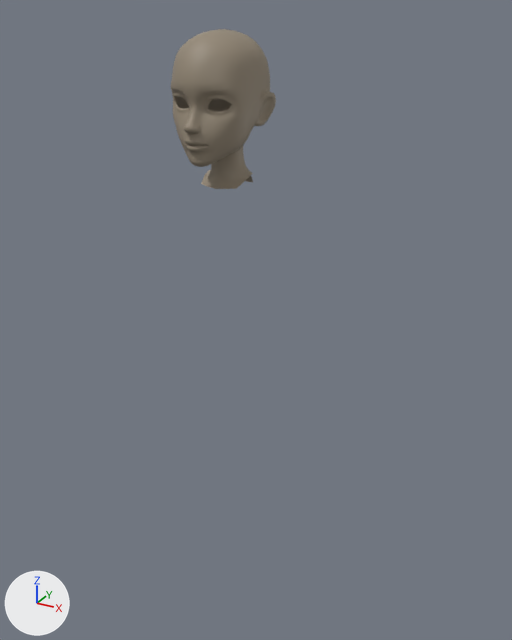
The Blender file data/gen13_genie_chaos.blend: old version first, new version second.
Camera for both pictures: a 50 mm lens placed at (0.882, -1.405, 1.542), pointed at (0.076, 0.062, 0.808). Arrows for +X, +Y and +Z are at lower left; the lights stay in place. The older version comes first.

Before the edit, the objects in view are built like this:
```python
me_mesh_007 = bpy.data.meshes.new('Mesh.007')
me_mesh_007.from_pydata(...)  # 1832 vertices, 1812 faces; spans x -11.5..11.5, y 115.0..150.0, z -15.4..10.9
me_mesh_007.materials.append(mat_head_mat)  # its picture is missing
ob_headonly_geo = bpy.data.objects.new('headOnly_geo', me_mesh_007)
ob_headonly_geo.location = (0.0, 0.0, 0.0)
ob_headonly_geo.rotation_euler = (1.571, 0.0, 0.0)  # degrees (90, 0, 0)
ob_headonly_geo.scale = (0.01, 0.01, 0.01)
```
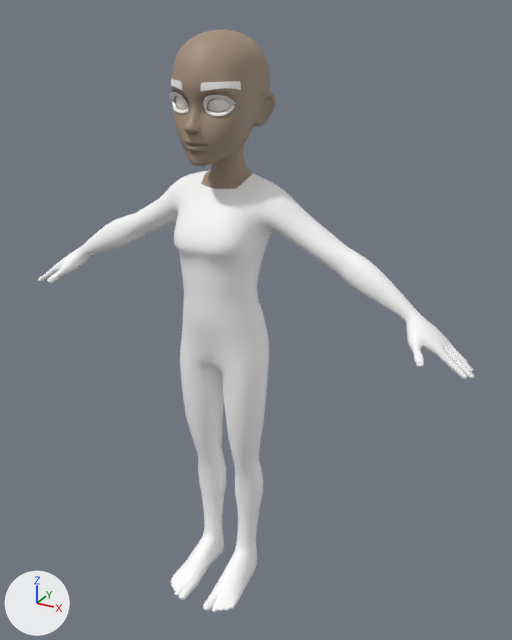
Boxes [x1, y1, x2, y2] around the edits, measured in the pictures (512 x 640 px):
'bodyOnly_geo', added
    after: [38, 170, 475, 612]
'eyelashes_geo', added
    after: [170, 92, 236, 116]
'eyebrows_geo', added
    after: [171, 78, 241, 91]
'eye_L_geo', added (mostly hidden)
    after: [208, 99, 232, 112]
'eye_R_geo', added (mostly hidden)
    after: [176, 96, 188, 109]

What the commit changed:
Material 'eyelash_mat' (mat_eyelash_mat) is new.
Its base color is (1.0, 1.0, 1.0) (white #ffffff).
Its metallic is 0.5.
Its roughness is 0.749.
Material 'eyes_mat' (mat_eyes_mat) is new.
Its base color is (1.0, 1.0, 1.0) (white #ffffff).
Its roughness is 0.553.
Material 'body_mat' (mat_body_mat) is new.
Its base color is (1.0, 1.0, 1.0) (white #ffffff).
Its roughness is 0.553.
Material 'eyebrow_mat' (mat_eyebrow_mat) is new.
Its base color is (1.0, 1.0, 1.0) (white #ffffff).
Its metallic is 0.5.
Its roughness is 0.749.
Mesh me_mesh_003 is new.
It has 180 vertices, 126 faces and spans x -8.6..8.6, y 133.0..137.5, z 4.3..7.9.
It uses material mat_eyelash_mat (its picture is missing).
Mesh me_mesh is new.
It has 242 vertices, 256 faces and spans x -0.8..7.87, y 131.06..139.74, z -2.42..6.25.
It uses material mat_eyes_mat (its picture is missing).
Mesh me_mesh_001 is new.
It has 242 vertices, 256 faces and spans x -7.87..0.8, y 131.06..139.74, z -2.42..6.25.
It uses material mat_eyes_mat (its picture is missing).
Mesh me_mesh_008 is new.
It has 3123 vertices, 3188 faces and spans x -63.8..63.8, y 0.0..118.0, z -12.0..17.2.
It uses material mat_body_mat (its picture is missing).
Mesh me_mesh_002 is new.
It has 162 vertices, 136 faces and spans x -8.9..8.9, y 138.1..140.1, z 2.8..8.6.
It uses material mat_eyebrow_mat (its picture is missing).
Object 'eyelashes_geo' (ob_eyelashes_geo) is new; it shows me_mesh_003.
Its location is (0.0, 0.0, 0.0).
Its rotation in degrees is (90, 0, 0).
Its scale is (0.01, 0.01, 0.01).
Object 'eye_L_geo' (ob_eye_l_geo) is new; it shows me_mesh.
Its location is (0.0, 0.0, 0.0).
Its rotation in degrees is (90, 0, 0).
Its scale is (0.01, 0.01, 0.01).
Object 'eye_R_geo' (ob_eye_r_geo) is new; it shows me_mesh_001.
Its location is (0.0, 0.0, 0.0).
Its rotation in degrees is (90, 0, 0).
Its scale is (0.01, 0.01, 0.01).
Object 'bodyOnly_geo' (ob_bodyonly_geo) is new; it shows me_mesh_008.
Its location is (0.0, 0.0, 0.0).
Its rotation in degrees is (90, 0, 0).
Its scale is (0.01, 0.01, 0.01).
Object 'eyebrows_geo' (ob_eyebrows_geo) is new; it shows me_mesh_002.
Its location is (0.0, 0.0, 0.0).
Its rotation in degrees is (90, 0, 0).
Its scale is (0.01, 0.01, 0.01).
